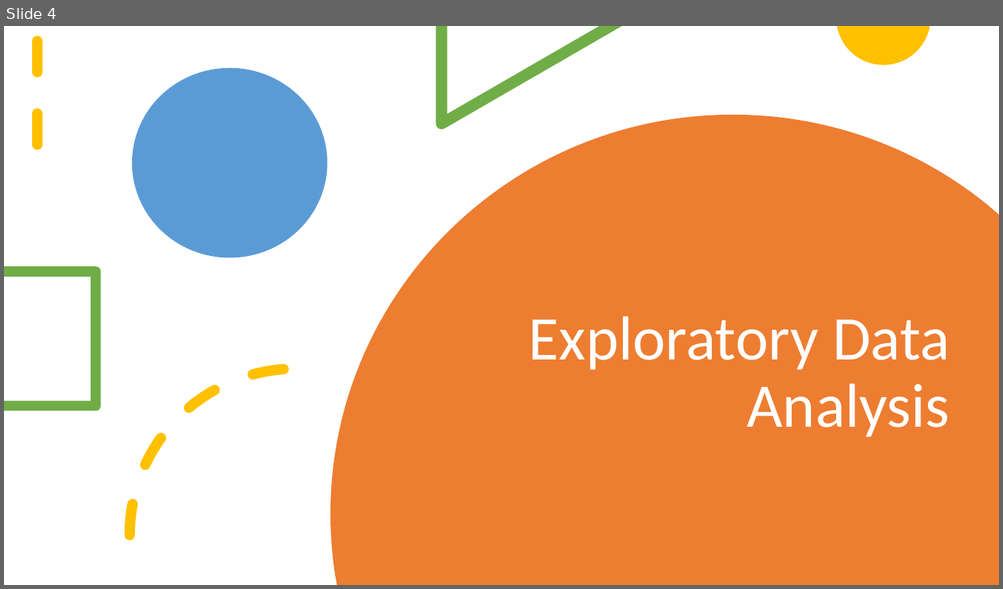
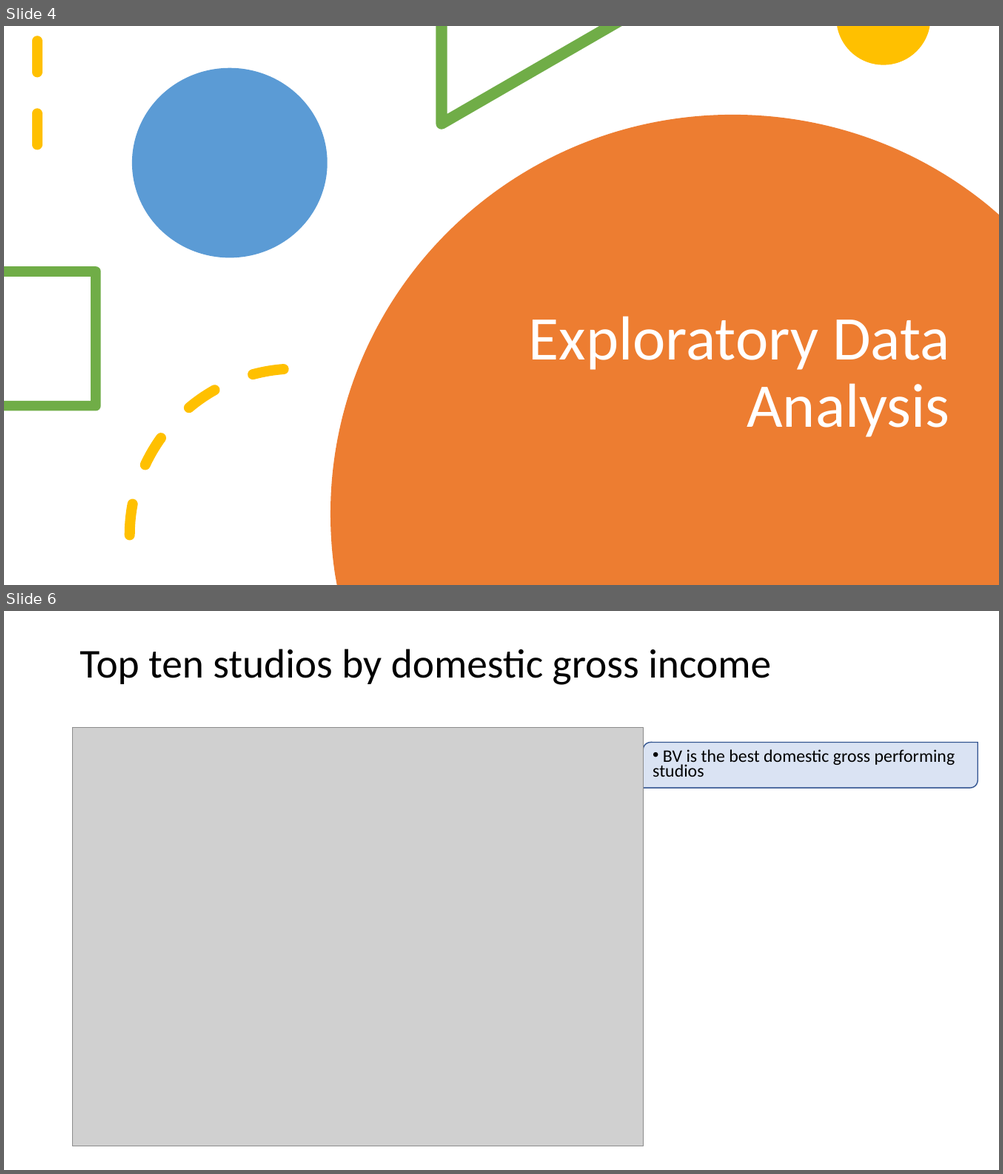
Before and after one commit to okudapascal/Phase_1-Project-Moringa, a slide deck: Presentation pascal v01.pptx. Shown one above the other, each under a label of ours: slide 4 before the commit, slides 4 and 6 after it; the slides between them are not shown. The pictures are 1003x589 and 1003x1174 pixels, drawn with LibreOffice and Linux fonts; fonts in the diff are those of the drawing; grey boxes stand for pictures. Boxes give left, top, right and bottom in pixels: in the first picture for what was removed or moved away, otherwise in the second. Text is boxed around its words. In the diff, an @@ line names an element or a change of style, - is before the commit and + after.

```diff
--- a/Presentation pascal v01.pptx
+++ b/Presentation pascal v01.pptx
@@ slide 6 added at (4,611,999,1170), background #FFFFFF @@
@@ title added at (79,649,771,685), 39.6 pt, text #000000 @@
+Top ten studios by domestic gross income
@@ picture added at (73,727,643,1147) @@
@@ round diag rect added at (643,742,978,788), fill #DAE3F3, outline #325491 1 pt, 17 pt, text #000000 @@
+• BV is the best domestic gross performing studios
```
Also in this commit, not shown: 1 slide changed, 6 other slides added, 5 slides removed.
